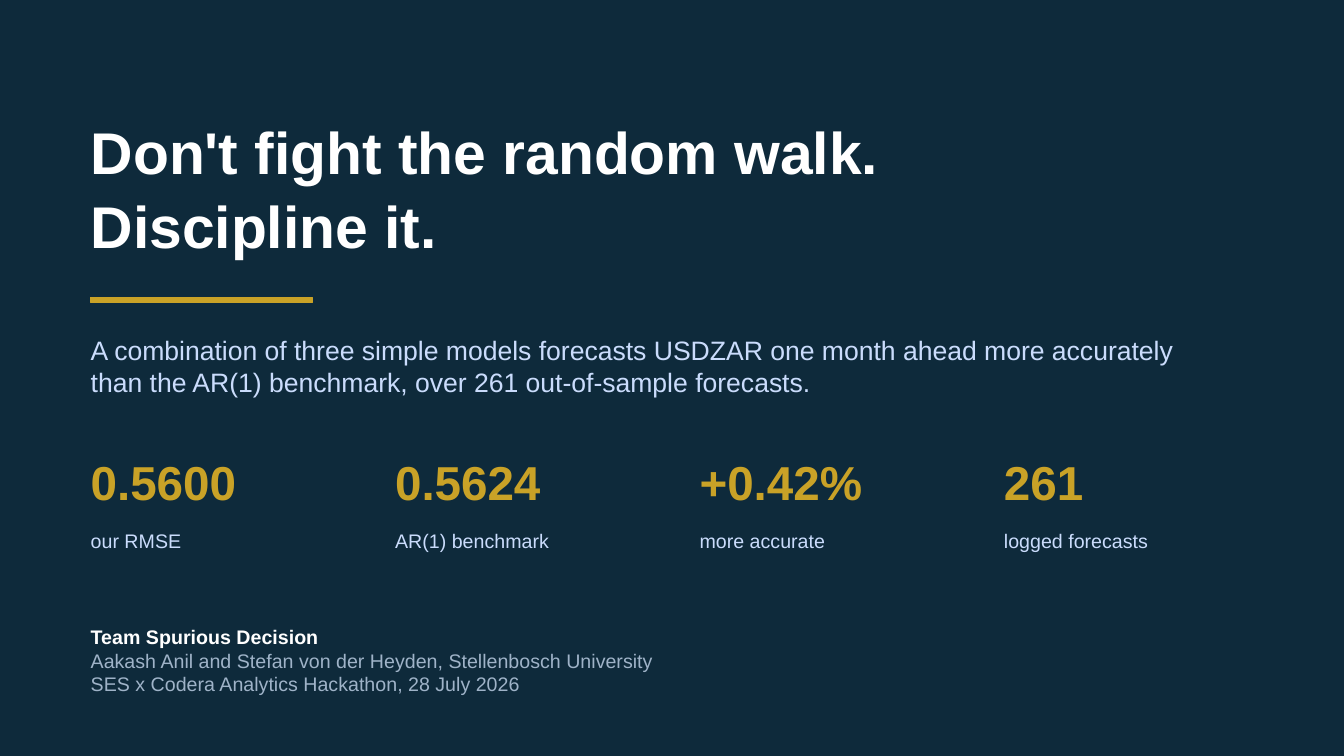
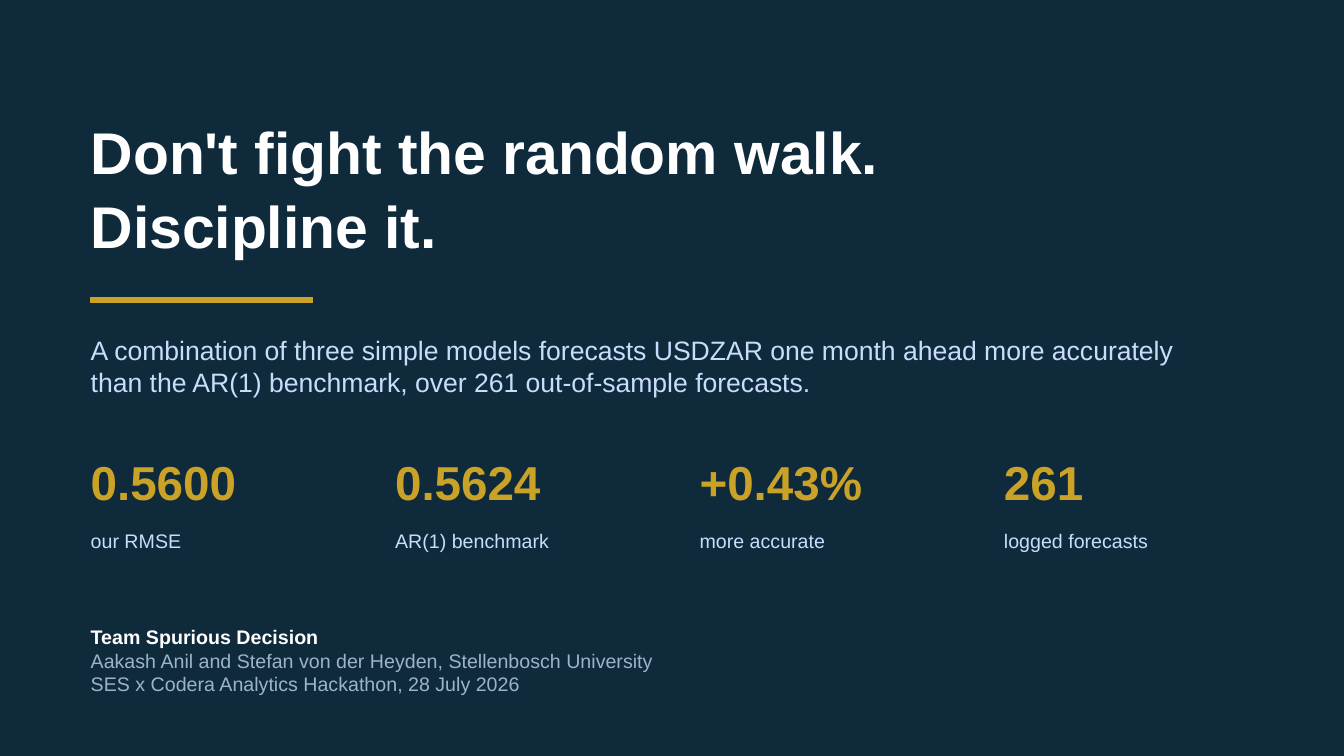
Before and after one commit to Aakashanil67/usdzar-forecasting, a slide deck: slide 1 of reports/presentation.pptx. Drawn at 1344x756 pixels with LibreOffice and Linux fonts; fonts in the diff are those of the drawing. Boxes give left, top, right and bottom in pixels: in the first picture for what was removed or moved away, otherwise in the second. Text is boxed around its words. In the diff, an @@ line names an element or a change of style, - is before the commit and + after.

```diff
--- a/reports/presentation.pptx
+++ b/reports/presentation.pptx
@@ text at [700, 467, 862, 501]: text changed @@
-+0.42%
++0.43%
```
Also in this commit, not shown: 4 other slides changed, 38 other files.
